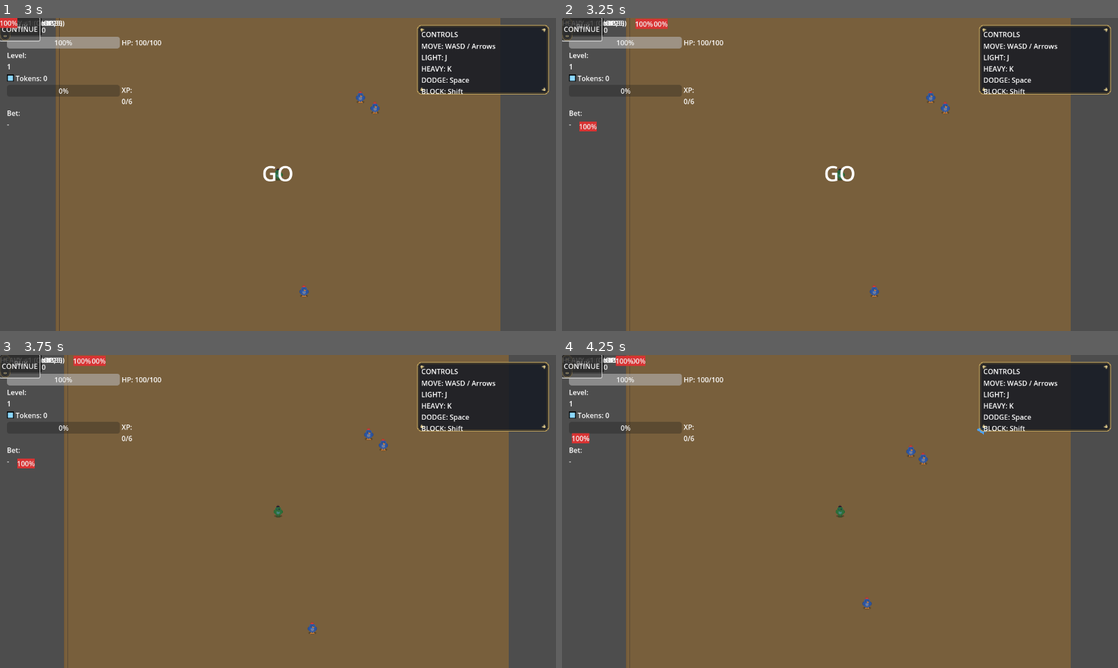
Above: before the commit, frames 1-4 (two rows, left to right).
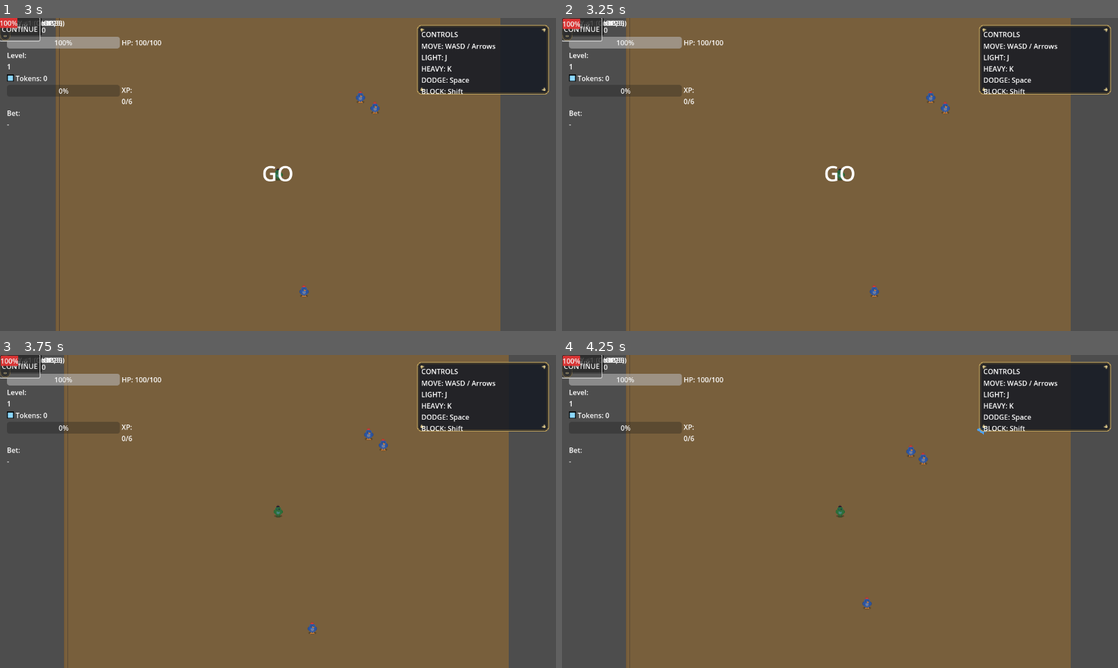
Above: after the commit, the same moments.

Repository: Faratas410/Gallicus-2.0
Game: Godot game, scene res://scenes/Main.tscn
The game is run twice, just before and just after one commit, with the same random seed, the same clock (stepped at 60 frames per second) and the same inputs.
Inputs:
- Up to frame 1 (3 s): click "CONTINUE" at 0.5 s; click "CONTINUE" at 1.25 s; click "BUY" at 2 s; click "BUY" at 2.75 s
- Up to frame 2 (3.25 s): no input
- Up to frame 3 (3.75 s): click "BUY" at 3.5 s
- Up to frame 4 (4.25 s): no input

Frame 1 is identical in both runs. In frame 2, 0.4% of the frame differs, in the area x 0-19%, y 0-37%; in frame 3, 0.4%; in frame 4, 0.4%.
Error after the commit: Invalid call. Nonexistent function 'get_screen_position' in base 'Camera2D'. (res://scripts/ui/enemy_health_bar.gd:28)

Commit message:
Guard enemy health bar size for positioning

Diff:
--- a/scripts/ui/enemy_health_bar.gd
+++ b/scripts/ui/enemy_health_bar.gd
@@ -22,10 +22,12 @@
 	bar.value = float(safe_current)
 
 func _world_to_screen(world_pos: Vector2) -> Vector2:
-	# Godot 4.x: Transform2D.xform() non è più disponibile come in 3.x.
-	# get_screen_transform() converte coordinate canvas->screen in modo corretto con Camera2D/zoom.
-	var t: Transform2D = get_viewport().get_screen_transform()
-	return t * world_pos
+	var viewport: Viewport = get_viewport()
+	var cam: Camera2D = viewport.get_camera_2d()
+	if cam != null:
+		return cam.get_screen_position(world_pos)
+	var fallback_transform: Transform2D = viewport.get_canvas_transform().affine_inverse()
+	return fallback_transform * world_pos
 
 func _process(_delta: float) -> void:
 	if _target == null or not is_instance_valid(_target):
@@ -38,11 +40,17 @@
 
 	var world_pos: Vector2 = anchor.global_position
 	var screen_pos: Vector2 = _world_to_screen(world_pos)
-	var half: Vector2 = size * 0.5
-	var pos: Vector2 = screen_pos - half
+	var bar_size: Vector2 = size
+	if bar_size == Vector2.ZERO:
+		if bar != null and bar.size != Vector2.ZERO:
+			bar_size = bar.size
+		elif custom_minimum_size != Vector2.ZERO:
+			bar_size = custom_minimum_size
+	var offset: Vector2 = -(bar_size * 0.5)
+	var pos: Vector2 = screen_pos + offset
 	var viewport_rect: Rect2 = get_viewport().get_visible_rect()
 	var vp_size: Vector2 = viewport_rect.size
 	var pad: float = 2.0
-	pos.x = clampf(pos.x, viewport_rect.position.x + pad, viewport_rect.position.x + vp_size.x - size.x - pad)
-	pos.y = clampf(pos.y, viewport_rect.position.y + pad, viewport_rect.position.y + vp_size.y - size.y - pad)
-	position = pos
+	pos.x = clampf(pos.x, pad, vp_size.x - bar_size.x - pad)
+	pos.y = clampf(pos.y, pad, vp_size.y - bar_size.y - pad)
+	global_position = pos
